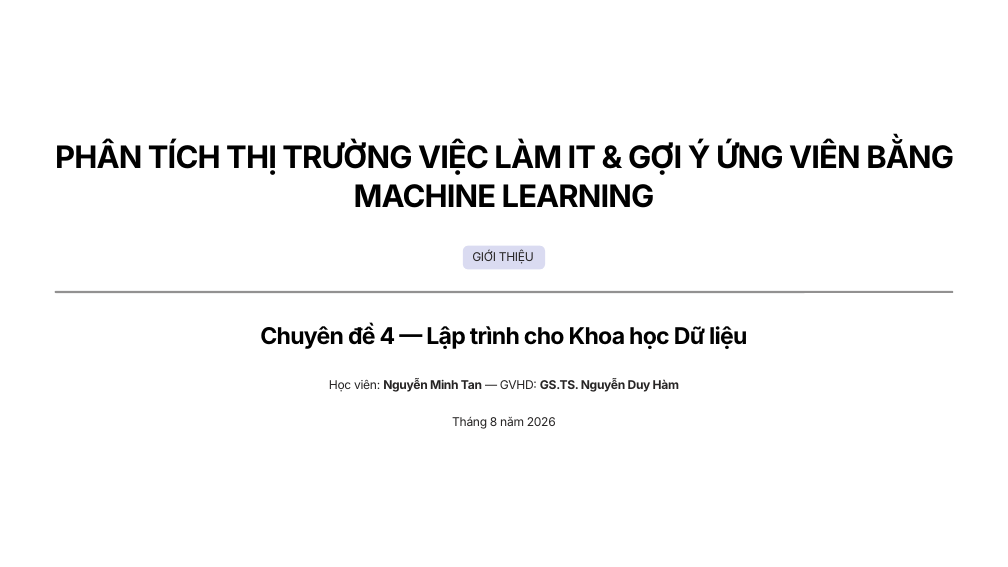
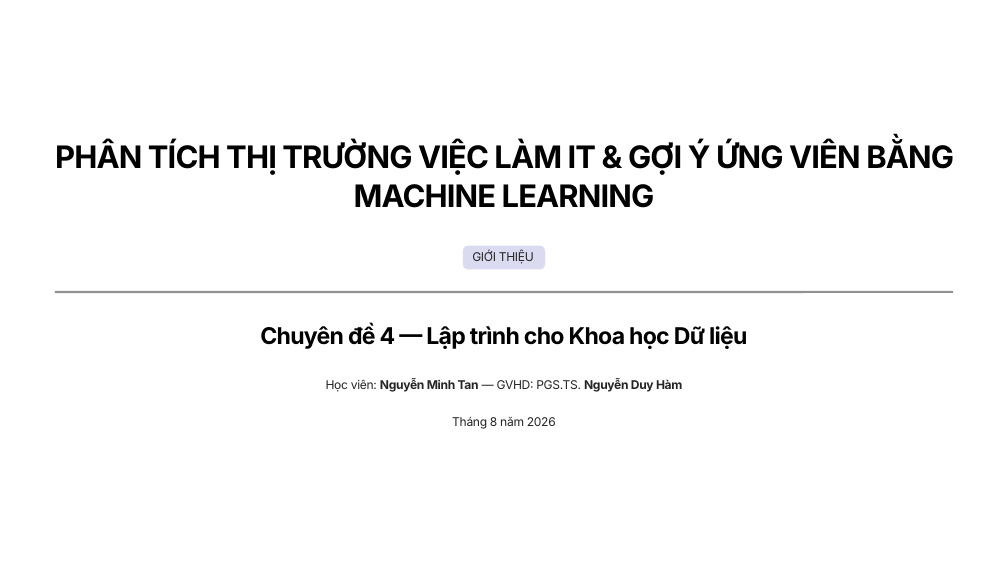
Before and after one commit to ThuyLoiLerning/KhoaHocDuLieu, a slide deck: slide 1 of reports/slides/TrinhBayChuyenDe4pptx.pptx. Drawn at 1008x567 pixels with LibreOffice and Linux fonts; fonts in the diff are those of the drawing; background and template pictures are left out. Boxes give left, top, right and bottom in pixels: in the first picture for what was removed or moved away, otherwise in the second. Text is boxed around its words. In the diff, an @@ line names an element or a change of style, - is before the commit and + after.

```diff
--- a/reports/slides/TrinhBayChuyenDe4pptx.pptx
+++ b/reports/slides/TrinhBayChuyenDe4pptx.pptx
@@ text at (326, 379, 682, 392): text changed @@
-Học viên: Nguyễn Minh Tan — GVHD: GS.TS. Nguyễn Duy Hàm
+Học viên: Nguyễn Minh Tan — GVHD: PGS.TS. Nguyễn Duy Hàm
```
Also in this commit, not shown: 1 other slide changed, 4 other files.
